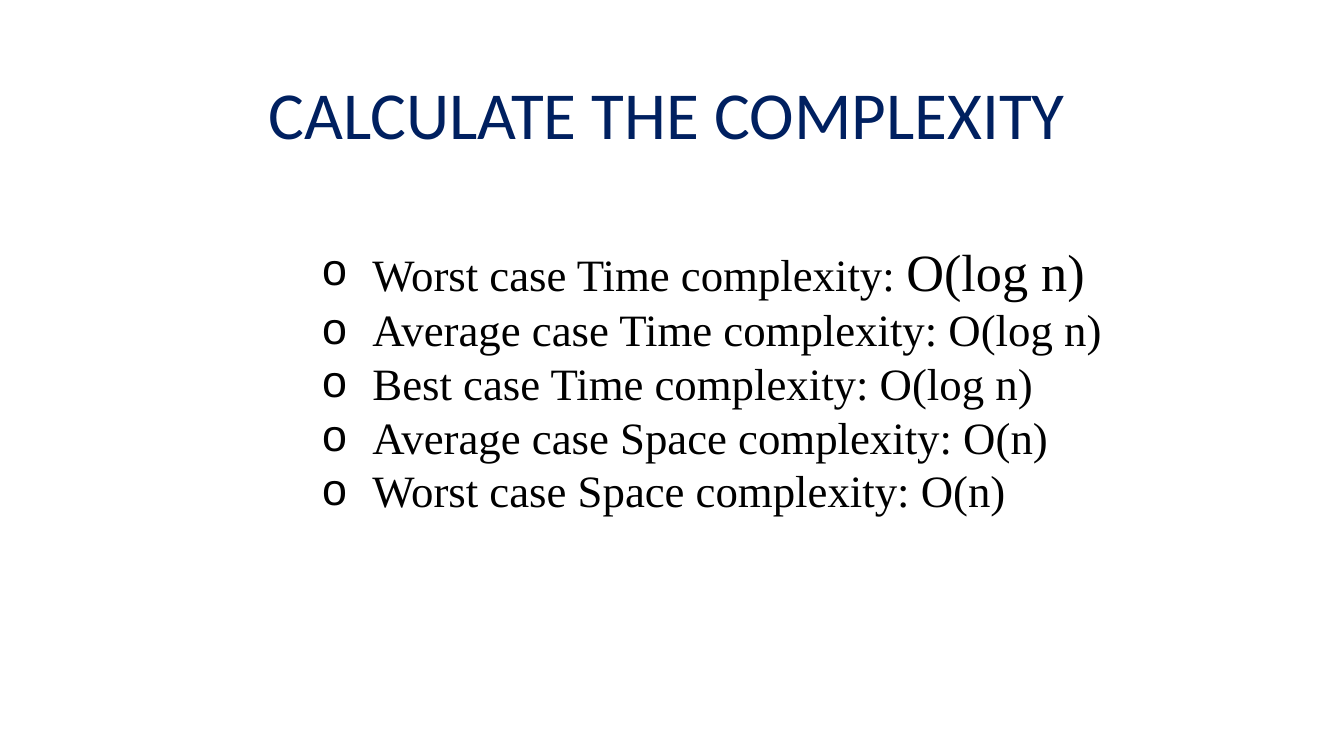
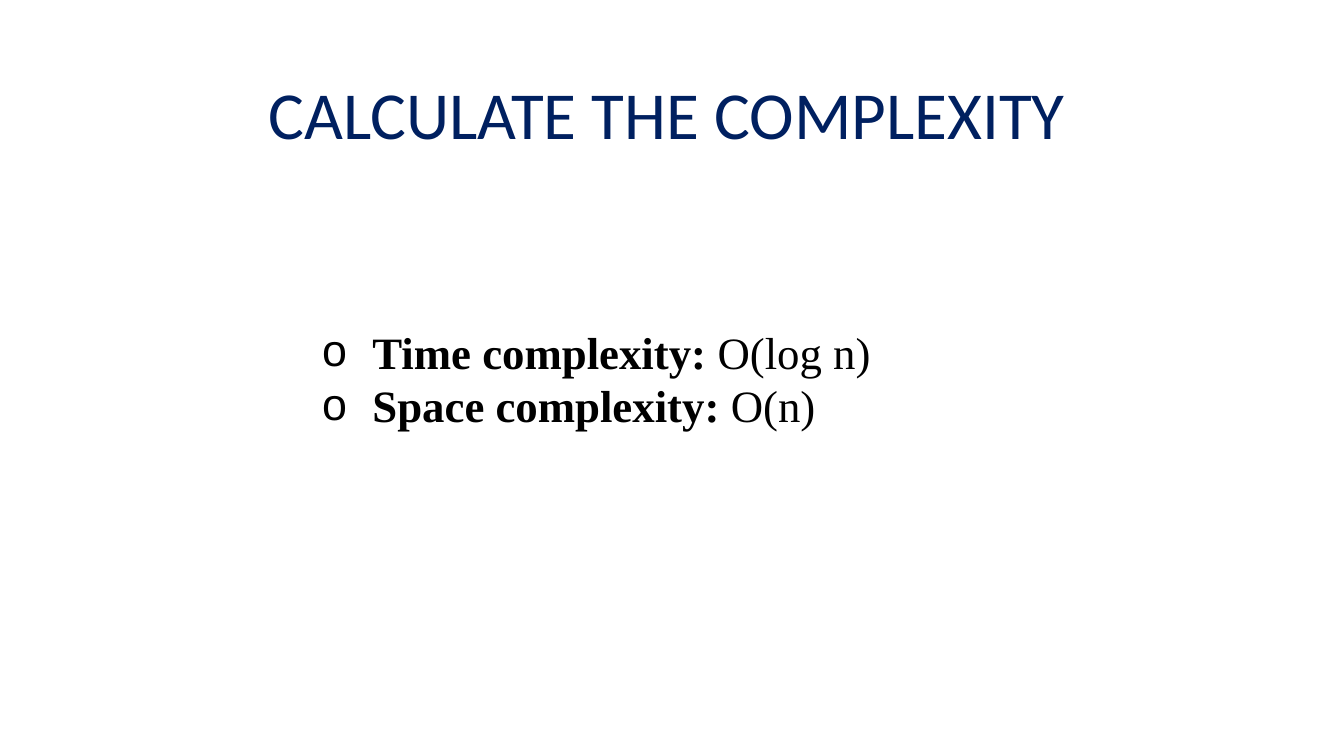
Before and after one commit to viettungvuong/Seminar, a slide deck: slide 45 of Seminar.pptx. Drawn at 1344x756 pixels with LibreOffice and Linux fonts; fonts in the diff are those of the drawing; background and template pictures are left out. Boxes give left, top, right and bottom in pixels: in the first picture for what was removed or moved away, otherwise in the second. Text is boxed around its words. In the diff, an @@ line names an element or a change of style, - is before the commit and + after.

```diff
--- a/Seminar.pptx
+++ b/Seminar.pptx
@@ text at (x1=372, y1=338, x2=870, y2=432): text changed; bold on @@
-o Worst case Time complexity: O(log n)
-o Average case Time complexity: O(log n)
-o Best case Time complexity: O(log n)
-o Average case Space complexity: O(n)
-o Worst case Space complexity: O(n)
+o Time complexity: O(log n)
+o Space complexity: O(n)
```
Also in this commit, not shown: 8 other slides changed, 1 other file.
